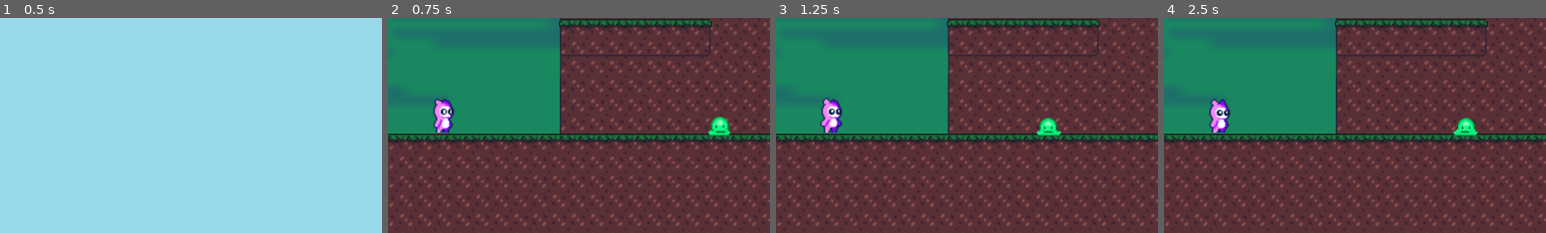
Above: before the commit, frames 1-4 (left to right).
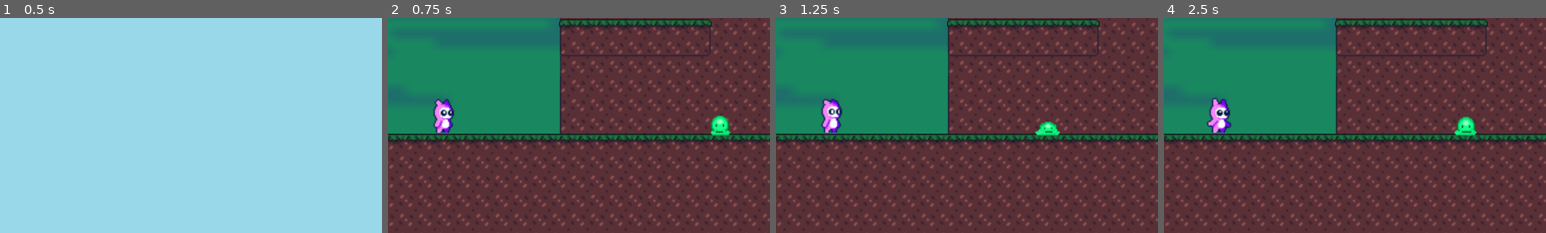
Above: after the commit, the same moments.

Repository: Mertric/2D-Video-game
Game: Godot game, scene res://Screen/MainScreen.tscn
Same seed, same stepped clock (60 frames per second), same inputs: the game is played once before the commit and once after it.
Inputs (mouse positions are % of the whole screen's width and height, from its top left):
- Up to frame 1 (0.5 s): no input
- Up to frame 2 (0.75 s): click "Play" at 0.5 s
- Up to frame 3 (1.25 s): no input
- Up to frame 4 (2.5 s): tap Enter at 1.25 s; move the mouse to (72, 45) at 1.27 s; hold D (right) 1.28-2 s; click (72, 45) at 1.42 s; tap Space (jump) at 1.52 s; click "Restart" at 2 s
The pictures show only the part of the screen within x 43-93%, y 50-100%; the shares and areas given below are measured in that part.

Frame 1 is identical in both runs. In frame 2, 0.5% of the frame differs, in the area x 12-90%, y 37-55%; in frame 3, 0.4%; in frame 4, 0.4%.

Commit message:
feat: Added testing asset via asset lib

Diff:
--- a/2D Platformer/src/Actors/Monster.tscn
+++ b/2D Platformer/src/Actors/Monster.tscn
@@ -185,6 +185,7 @@
 position = Vector2( 0, -17 )
 frames = SubResource( 31 )
 animation = "Idle"
+frame = 6
 playing = true
 
 [node name="CollisionShape2D" type="CollisionShape2D" parent="."]
--- a/2D Platformer/src/Actors/Pink_Monster.tscn
+++ b/2D Platformer/src/Actors/Pink_Monster.tscn
@@ -160,6 +160,7 @@
 position = Vector2( 0, -16 )
 frames = SubResource( 24 )
 animation = "Idle"
+frame = 3
 playing = true
 
 [node name="CollisionShape2D" type="CollisionShape2D" parent="."]
--- a/2D Platformer/src/Levels/Level.tscn
+++ b/2D Platformer/src/Levels/Level.tscn
@@ -74,7 +74,7 @@
 [node name="Level" type="Node2D"]
 
 [node name="Area2D" parent="." instance=ExtResource( 6 )]
-position = Vector2( 7389.36, 545.05 )
+position = Vector2( 7404.7, 542.716 )
 nextScene = ExtResource( 7 )
 
 [node name="NonCollision tiles" type="TileMap" parent="."]
--- a/2D Platformer/src/Objects/Teleport.tscn
+++ b/2D Platformer/src/Objects/Teleport.tscn
@@ -120,7 +120,7 @@
 scale = Vector2( -3, 3 )
 frames = SubResource( 9 )
 animation = "Idle"
-frame = 3
+frame = 5
 playing = true
 
 [node name="CollisionShape2D" type="CollisionShape2D" parent="."]
Not shown, added: 2D Platformer/addons/gut/GutScene.gd
Not shown, added: 2D Platformer/addons/gut/GutScene.tscn
Not shown, added: 2D Platformer/addons/gut/UserFileViewer.gd
Not shown, added: 2D Platformer/addons/gut/UserFileViewer.tscn
Not shown, added: 2D Platformer/addons/gut/autofree.gd
Not shown, added: 2D Platformer/addons/gut/double_templates/function_template.txt
Not shown, added: 2D Platformer/addons/gut/double_templates/script_template.txt
Not shown, added: 2D Platformer/addons/gut/doubler.gd
Binary file added: 2D Platformer/addons/gut/fonts/AnonymousPro-Bold.ttf
Binary file added: 2D Platformer/addons/gut/fonts/AnonymousPro-BoldItalic.ttf
Binary file added: 2D Platformer/addons/gut/fonts/AnonymousPro-Italic.ttf
Binary file added: 2D Platformer/addons/gut/fonts/AnonymousPro-Regular.ttf
(and 37 more such lines)
